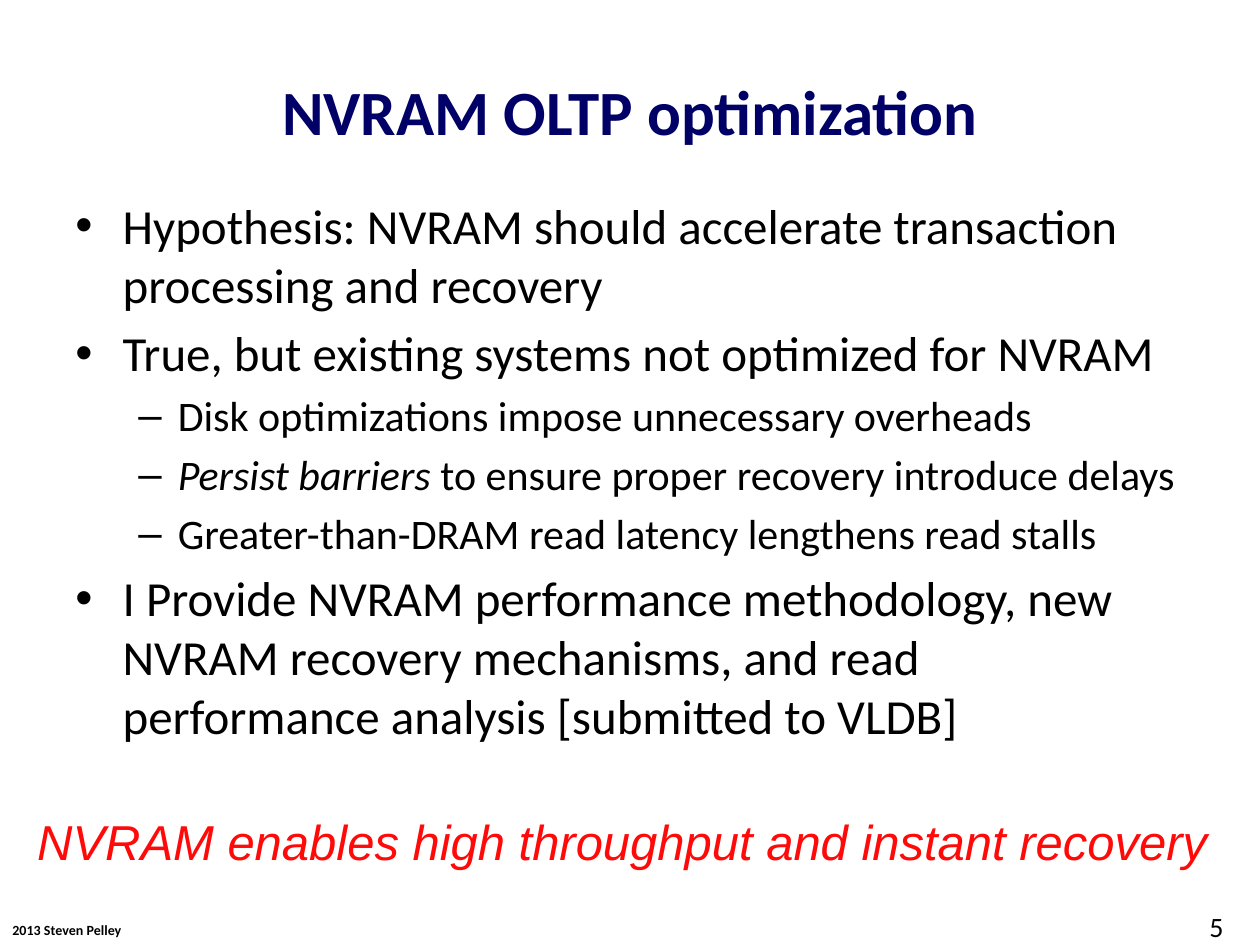
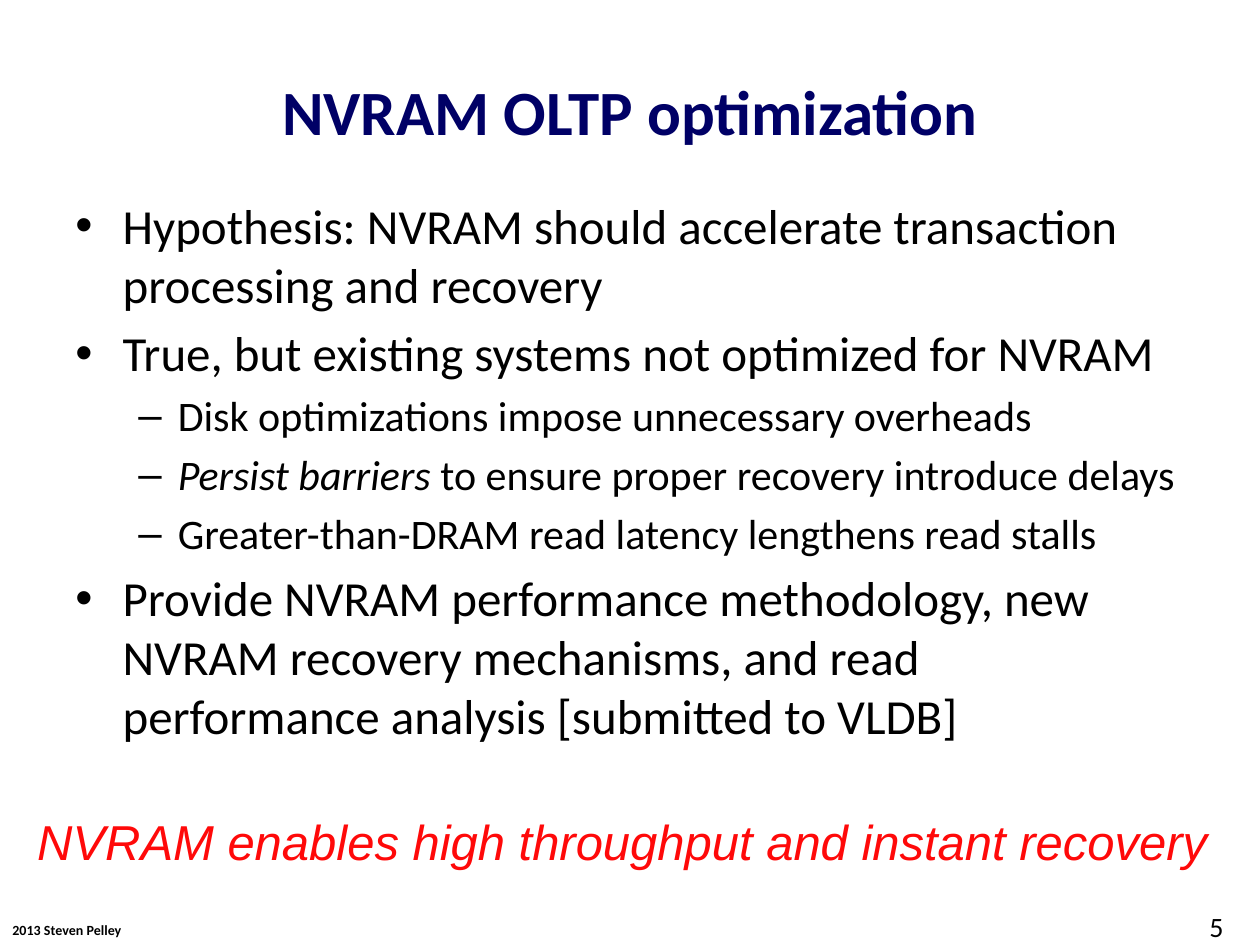
Before and after one commit to Abulila/dissertation, a slide deck: slide 5 of proposal/proposal.pptx. Drawn at 1260x945 pixels with LibreOffice and Linux fonts; fonts in the diff are those of the drawing; background and template pictures are left out. Boxes give left, top, right and bottom in pixels: in the first picture for what was removed or moved away, otherwise in the second. Text is boxed around its words. In the diff, an @@ line names an element or a change of style, - is before the commit and + after.

```diff
--- a/proposal/proposal.pptx
+++ b/proposal/proposal.pptx
@@ text at (123, 582, 1089, 742): text changed @@
-• I Provide NVRAM performance methodology, new NVRAM recovery mechanisms, and read performance analysis [submitted to VLDB]
+• Provide NVRAM performance methodology, new NVRAM recovery mechanisms, and read performance analysis [submitted to VLDB]
```
Also in this commit, not shown: 24 other slides changed, 3 slides added, 2 slides removed.
